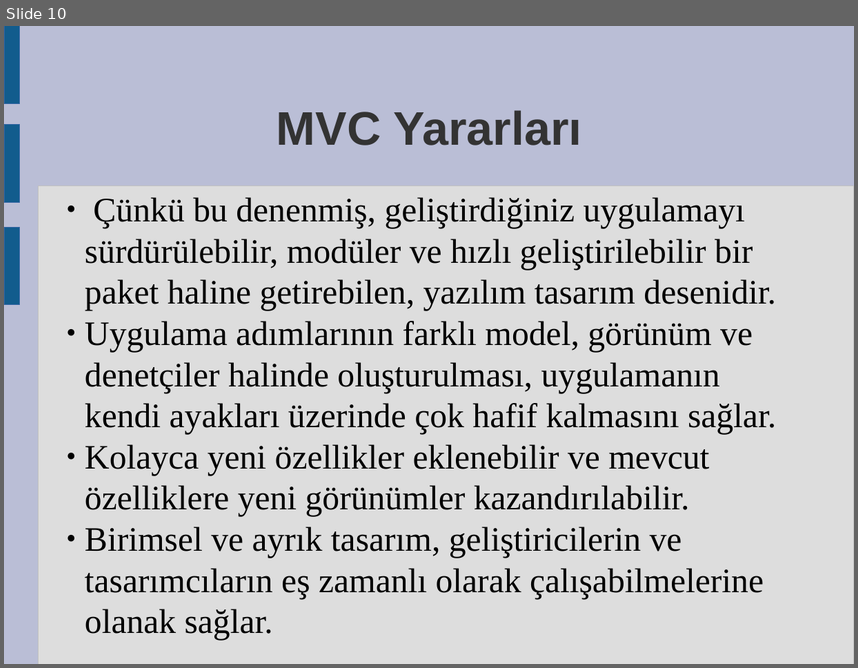
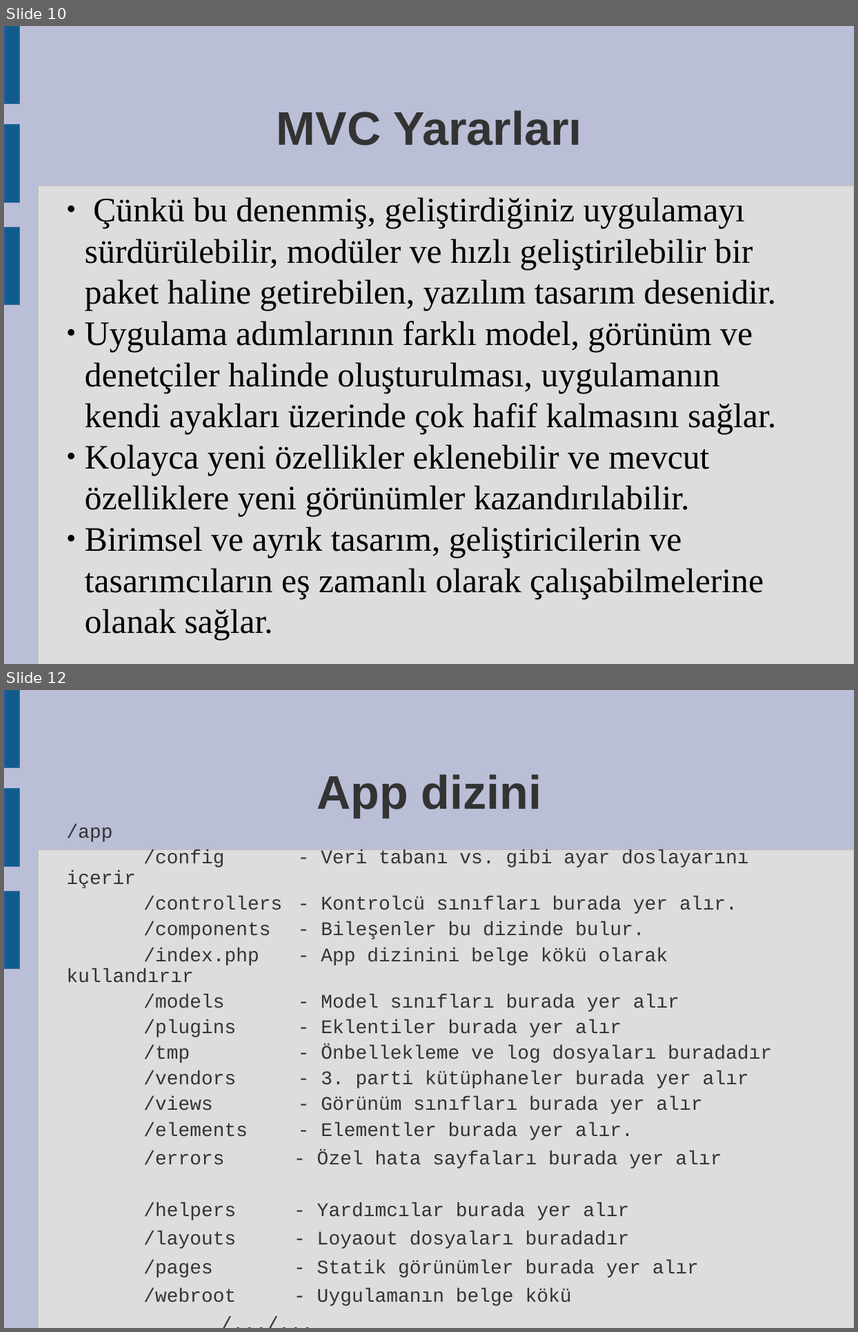
Before and after one commit to askin/misc, a slide deck: intern/cakephp/cakephp.odp. Shown one above the other, each under a label of ours: slide 10 before the commit, slides 10 and 12 after it; the slides between them are not shown. The pictures are 858x668 and 858x1332 pixels, drawn with LibreOffice and Linux fonts; fonts in the diff are those of the drawing. Boxes give left, top, right and bottom in pixels: in the first picture for what was removed or moved away, otherwise in the second. Text is boxed around its words. In the diff, an @@ line names an element or a change of style, - is before the commit and + after.

```diff
--- a/intern/cakephp/cakephp.odp
+++ b/intern/cakephp/cakephp.odp
@@ slide 12 added at (x1=4, y1=690, x2=854, y2=1328), background #BABED6; not listed: 4 template elements that a slide beside it also shows @@
@@ title added at (x1=317, y1=774, x2=542, y2=818), 44 pt, text #333333, bold @@
+App dizini
@@ subtitle added at (x1=67, y1=849, x2=772, y2=1305), 18 pt, text #333333 @@
+/app
+/config - Veri tabanı vs. gibi ayar doslayarını içerir
+/controllers - Kontrolcü sınıfları burada yer alır.
+/components - Bileşenler bu dizinde bulur.
+/index.php - App dizinini belge kökü olarak kullandırır
+/models - Model sınıfları burada yer alır
+/plugins - Eklentiler burada yer alır
+/tmp - Önbellekleme ve log dosyaları buradadır
+/vendors - 3. parti kütüphaneler burada yer alır
+/views - Görünüm sınıfları burada yer alır
+/elements - Elementler burada yer alır.
+/errors - Özel hata sayfaları burada yer alır
+/helpers - Yardımcılar burada yer alır
+/layouts - Loyaout dosyaları buradadır
+/pages - Statik görünümler burada yer alır
+/webroot - Uygulamanın belge kökü
+/.../...
```
Also in this commit, not shown: 4 other slides added.
